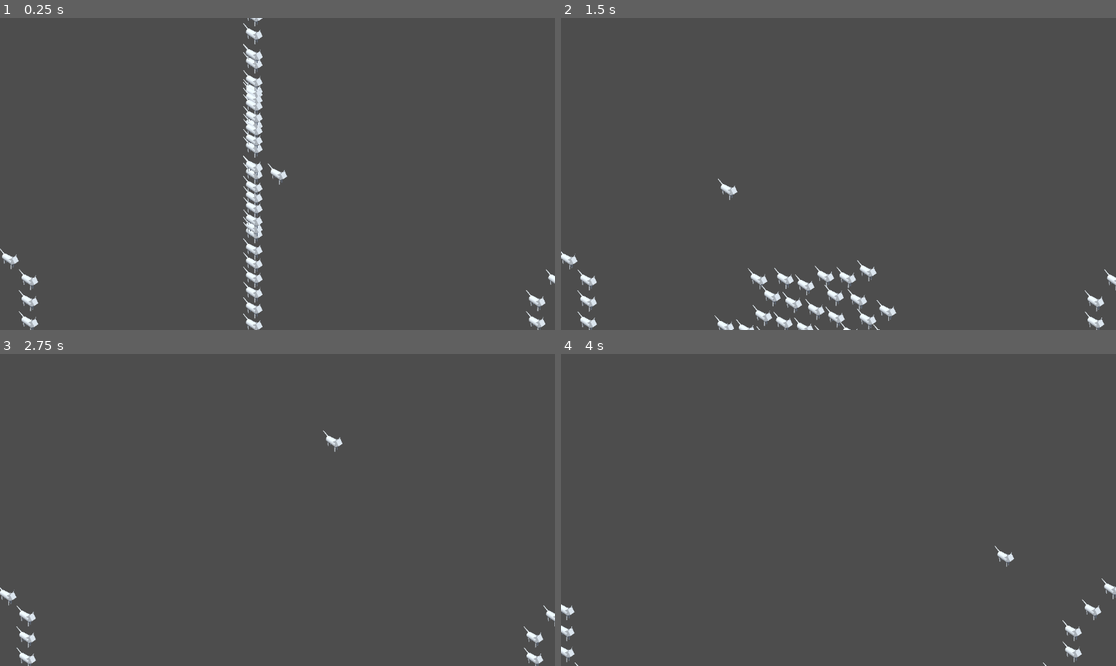
Above: before the commit, frames 1-4 (two rows, left to right).
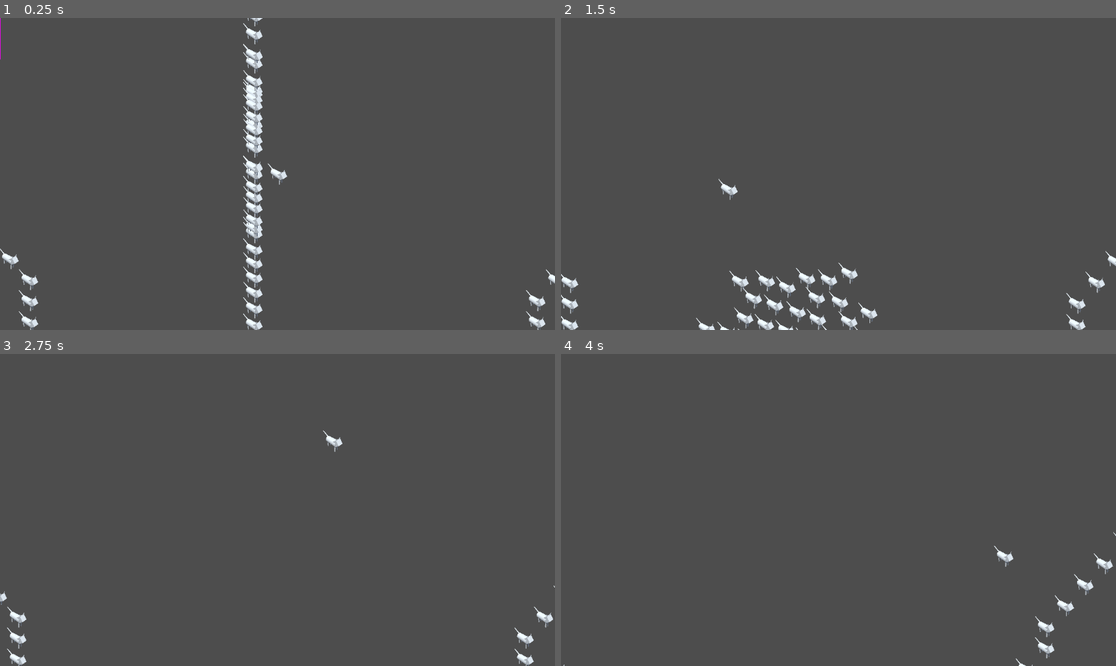
Above: after the commit, the same moments.

Repository: Nova840/LudumDare57
Game: Godot game, scene res://scenes/game.tscn
The game is run twice, just before and just after one commit, with the same random seed, the same clock (stepped at 60 frames per second) and the same inputs.
Inputs (mouse positions are in pixels of both pictures, inside the frame that each line leads up to):
- Up to frame 1 (0.25 s): no input
- Up to frame 2 (1.5 s): move the mouse to (960, 158) at 0.52 s; click (960, 158) at 0.6 s; move the mouse to (727, 189) at 1.27 s; click (727, 189) at 1.35 s
- Up to frame 3 (2.75 s): move the mouse to (333, 441) at 2.02 s; click (333, 441) at 2.1 s
- Up to frame 4 (4 s): tap Enter at 2.75 s; move the mouse to (810, 572) at 2.77 s; click (810, 572) at 2.85 s; tap Space at 3.5 s; move the mouse to (1005, 556) at 3.52 s; click (1005, 556) at 3.6 s

The runs differ from the first frame. In frame 1, less than 0.1% of the frame differs, in the area x 0-1%, y 0-14%; in frame 2, 3.6%, in the area x 0-100%, y 51-100%; in frame 3, 0.9%; in frame 4, 1.0%.

Commit message:
Add item area at the top of the level

Diff:
--- a/project.godot
+++ b/project.godot
@@ -13,6 +13,11 @@
 config/name="LudumDare57"
 run/main_scene="uid://hwr3qacbcdl5"
 config/features=PackedStringArray("4.4")
+run/max_fps=40
+
+[audio]
+
+buses/default_bus_layout=""
 
 [debug]
 
--- a/scenes/game.tscn
+++ b/scenes/game.tscn
@@ -1,17 +1,26 @@
-[gd_scene load_steps=6 format=4 uid="uid://hwr3qacbcdl5"]
+[gd_scene load_steps=9 format=4 uid="uid://hwr3qacbcdl5"]
 
 [ext_resource type="Texture2D" uid="uid://b0o68s425cyn3" path="res://images/kitty.png" id="1_uwrxv"]
 [ext_resource type="Script" uid="uid://b1jjcm5x4ug6f" path="res://scripts/hand.gd" id="1_yqjtg"]
 [ext_resource type="Script" uid="uid://r8jhpqkecrrv" path="res://scripts/camera.gd" id="3_lbhrr"]
 [ext_resource type="TileSet" uid="uid://brnko2s7s3ecn" path="res://images/kitty_tileset.tres" id="3_lnu2h"]
+[ext_resource type="Script" uid="uid://b1ktftfsqadcu" path="res://scripts/placement_area.gd" id="5_iywne"]
 
 [sub_resource type="CircleShape2D" id="CircleShape2D_yqjtg"]
 radius = 22.55
 
+[sub_resource type="RectangleShape2D" id="RectangleShape2D_lbhrr"]
+size = Vector2(70, 35)
+
+[sub_resource type="PlaceholderTexture2D" id="PlaceholderTexture2D_iywne"]
+size = Vector2(70, 35)
+
 [node name="Game" type="Node"]
 
 [node name="Hand" type="Node2D" parent="."]
 script = ExtResource("1_yqjtg")
+hand_move_speed = 10.0
+hand_max_speed = 200.0
 
 [node name="Sprite2D" type="Sprite2D" parent="Hand"]
 scale = Vector2(0.1, 0.1)
@@ -22,8 +31,8 @@
 script = ExtResource("3_lbhrr")
 follow = NodePath("../Hand")
 follow_speed = 0.5
-follow_max_speed = 100.0
-move_deadzone = 250.0
+follow_max_speed = 200.0
+move_deadzone = 200.0
 
 [node name="TileMapLayer" type="TileMapLayer" parent="."]
 scale = Vector2(0.1, 0.1)
@@ -34,11 +43,13 @@
 
 [node name="RigidBody2D" type="RigidBody2D" parent="Kitty"]
 position = Vector2(11, -189)
+metadata/red_kitty = true
 
 [node name="CollisionShape2D" type="CollisionShape2D" parent="Kitty/RigidBody2D"]
 shape = SubResource("CircleShape2D_yqjtg")
 
 [node name="Sprite2D" type="Sprite2D" parent="Kitty/RigidBody2D"]
+modulate = Color(1, 0, 0, 1)
 scale = Vector2(0.1, 0.1)
 texture = ExtResource("1_uwrxv")
 
@@ -1031,3 +1042,16 @@
 [node name="Sprite2D" type="Sprite2D" parent="Kitty/RigidBody2D100"]
 scale = Vector2(0.1, 0.1)
 texture = ExtResource("1_uwrxv")
+
+[node name="PlacementArea" type="Area2D" parent="."]
+script = ExtResource("5_iywne")
+
+[node name="CollisionShape2D" type="CollisionShape2D" parent="PlacementArea"]
+position = Vector2(-1262, -324)
+scale = Vector2(21.08, 21.08)
+shape = SubResource("RectangleShape2D_lbhrr")
+
+[node name="Sprite2D" type="Sprite2D" parent="PlacementArea/CollisionShape2D"]
+texture = SubResource("PlaceholderTexture2D_iywne")
+
+[connection signal="body_entered" from="PlacementArea" to="PlacementArea" method="_on_body_entered"]
--- /dev/null
+++ b/scripts/placement_area.gd
@@ -0,0 +1,7 @@
+extends Area2D
+class_name PlacementArea
+
+
+func _on_body_entered(body: Node2D) -> void:
+	if body.get_meta("red_kitty", false):
+		print("foop")
Not shown, added: scripts/placement_area.gd.uid
